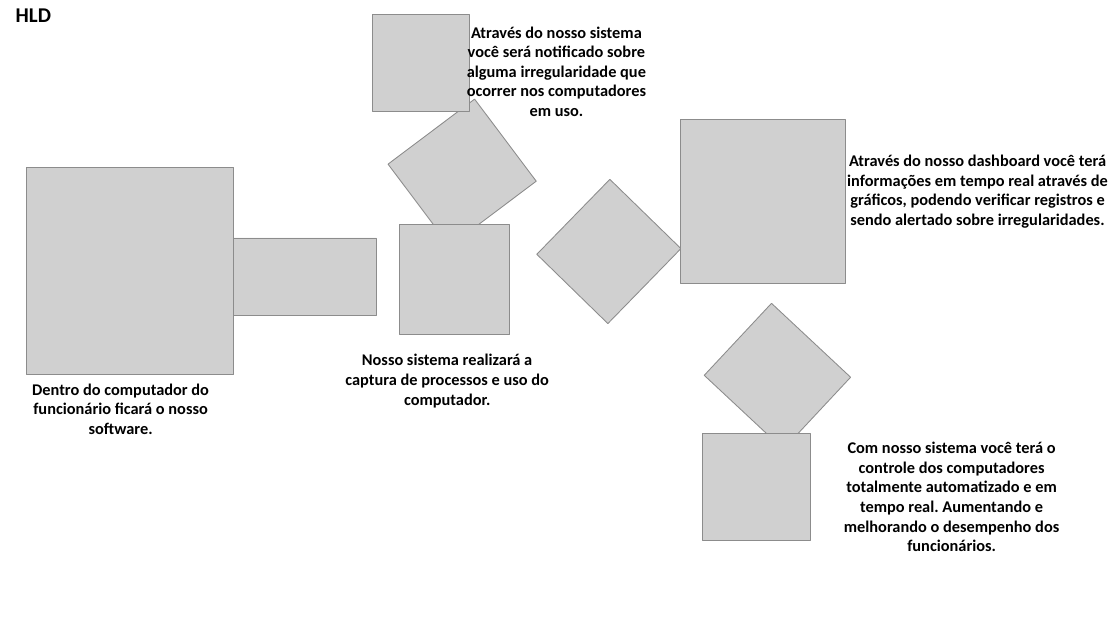
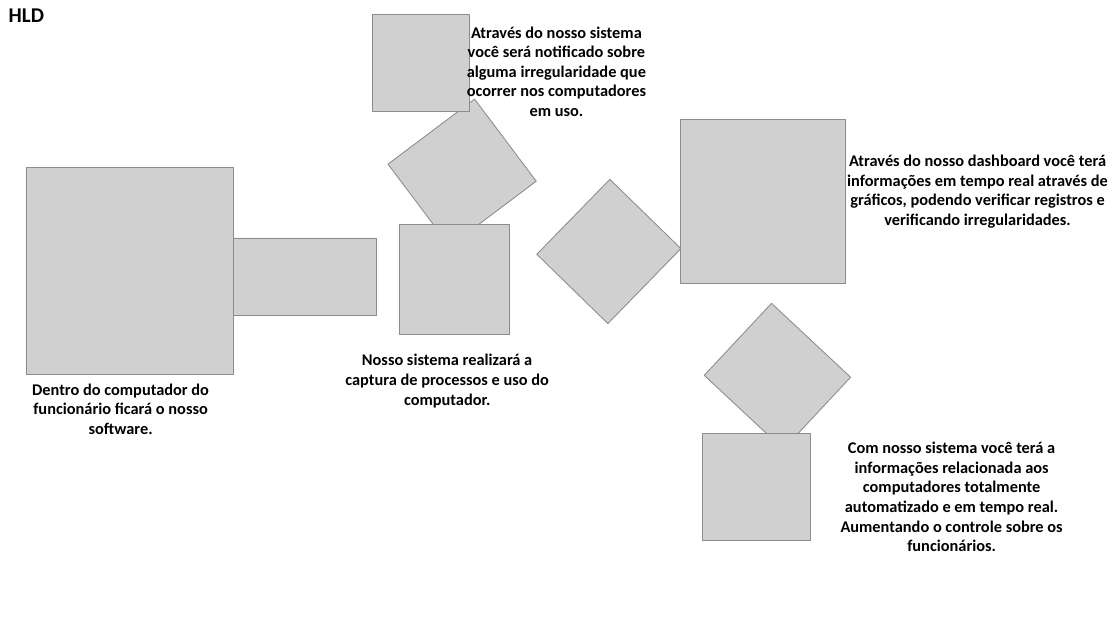
Before and after one commit to BandTec/grupo-07-adsa-20201, a slide deck: slide 1 of Documentação/HLD.LLD.DIAGRAMA.pptx. Drawn at 1120x630 pixels with LibreOffice and Linux fonts; fonts in the diff are those of the drawing; grey boxes stand for pictures. Boxes give left, top, right and bottom in pixels: in the first picture for what was removed or moved away, otherwise in the second. Text is boxed around its words. In the diff, an @@ line names an element or a change of style, - is before the commit and + after.

Commit message:
lld v2

```diff
--- a/Documentação/HLD.LLD.DIAGRAMA.pptx
+++ b/Documentação/HLD.LLD.DIAGRAMA.pptx
@@ text "HLD" moved from (x1=16, y1=8, x2=51, y2=22) to (x1=9, y1=8, x2=44, y2=22) @@
@@ text at (x1=847, y1=154, x2=1108, y2=228): text changed @@
-Através do nosso dashboard você terá informações em tempo real através de gráficos, podendo verificar registros e sendo alertado sobre irregularidades.
+Através do nosso dashboard você terá informações em tempo real através de gráficos, podendo verificar registros e verificando irregularidades.
@@ text at (x1=841, y1=441, x2=1062, y2=551): text changed @@
-Com nosso sistema você terá o controle dos computadores totalmente automatizado e em tempo real. Aumentando e melhorando o desempenho dos funcionários.
+Com nosso sistema você terá a informações relacionada aos computadores totalmente automatizado e em tempo real. Aumentando o controle sobre os funcionários.
```
Also in this commit, not shown: 1 other slide changed.
